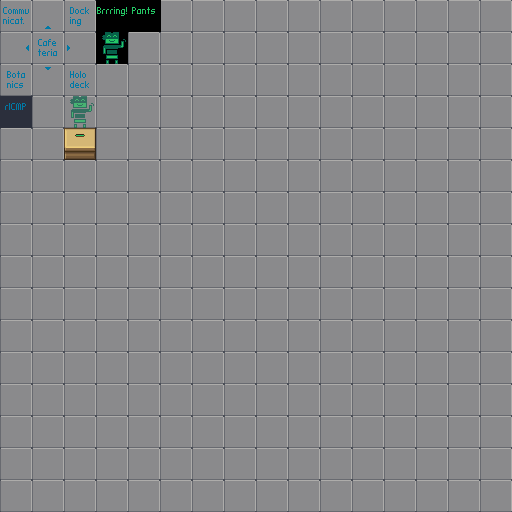
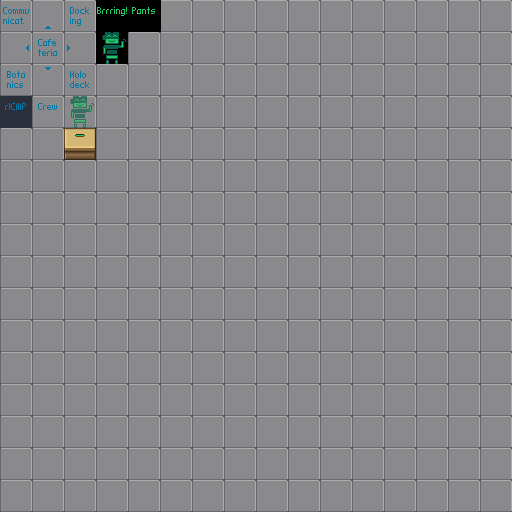
The second 512px x 512px image is a revision of the first. Changes to its layers:
painted on "tiles" over (x1=38, y1=103, x2=57, y2=110)
painted on "background" over (x1=38, y1=103, x2=57, y2=110)
